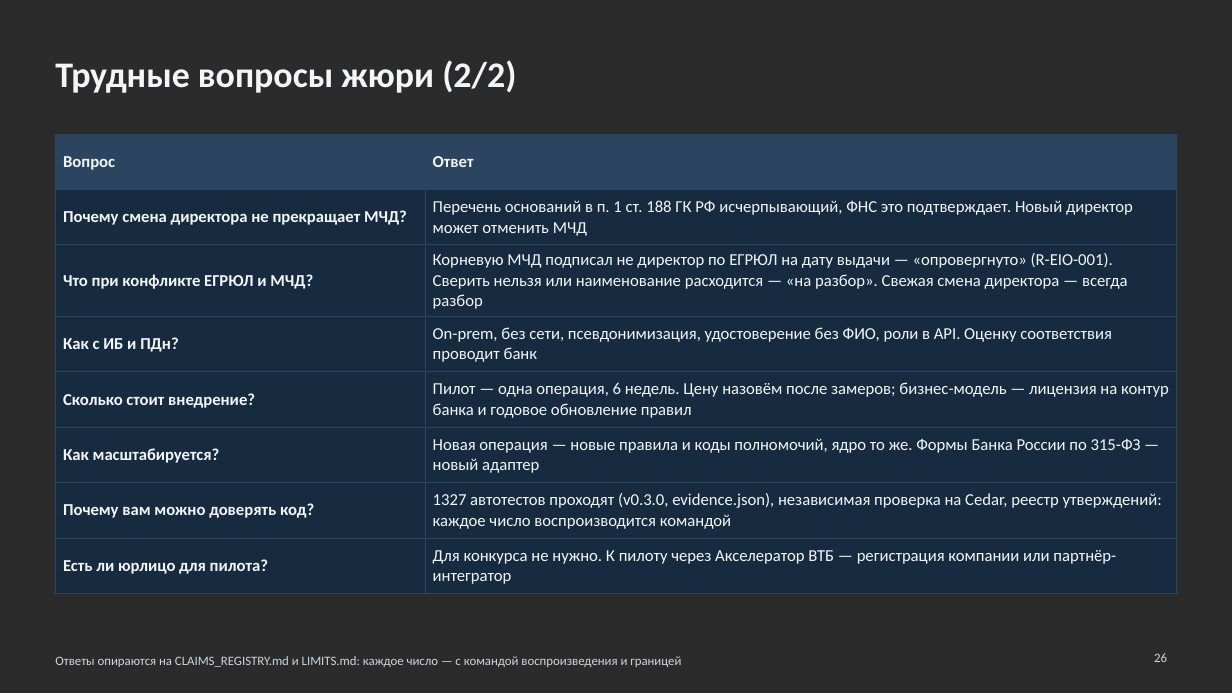
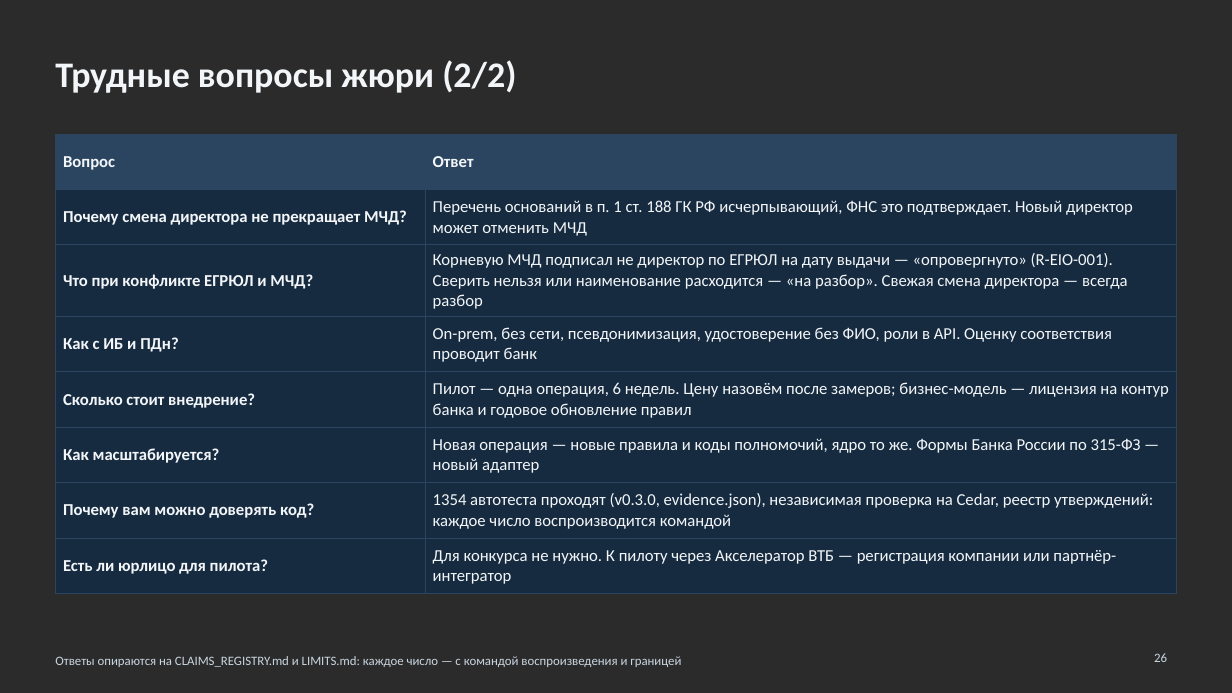
Before and after one commit to KonkovDV/Mandat, a slide deck: slide 26 of submission/slides/Mandat_VTB.pptx. Drawn at 1232x693 pixels with LibreOffice and Linux fonts; fonts in the diff are those of the drawing; background and template pictures are left out; a plain dark background stands for a picture behind light text. Boxes give left, top, right and bottom in pixels: in the first picture for what was removed or moved away, otherwise in the second. Text is boxed around its words. In the diff, an @@ line names an element or a change of style, - is before the commit and + after.

Commit message:
chore(M-05): regenerate evidence and deck

```diff
--- a/submission/slides/Mandat_VTB.pptx
+++ b/submission/slides/Mandat_VTB.pptx
@@ table at (x1=55, y1=134, x2=1177, y2=588) @@
-row 7, column 2: 1327 автотестов проходят (v0.3.0, evidence.json), независимая проверка на Cedar, реестр утверждений: каждое число воспроизводится командой
+row 7, column 2: 1354 автотеста проходят (v0.3.0, evidence.json), независимая проверка на Cedar, реестр утверждений: каждое число воспроизводится командой
```
Also in this commit, not shown: 2 other slides changed, 4 other files.
